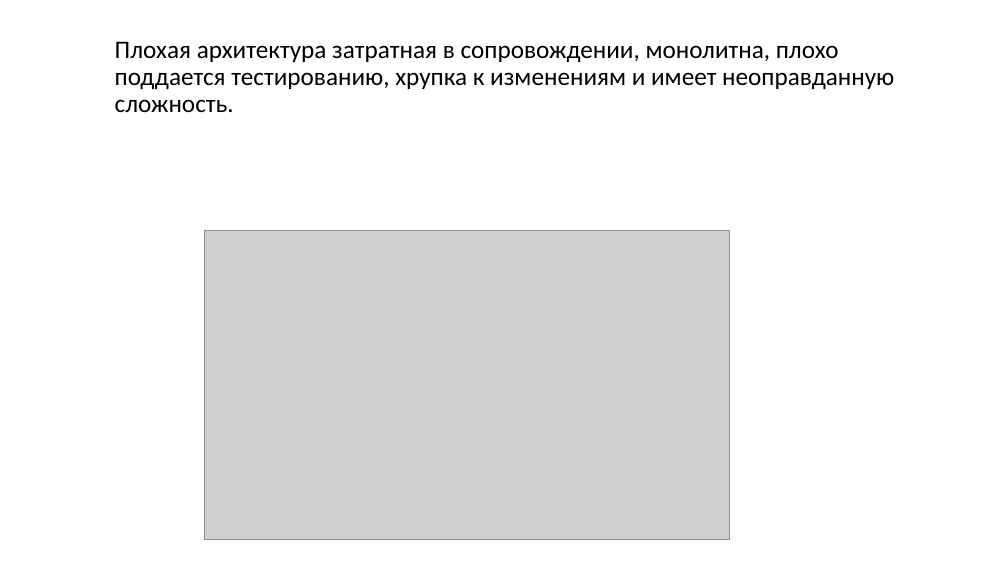
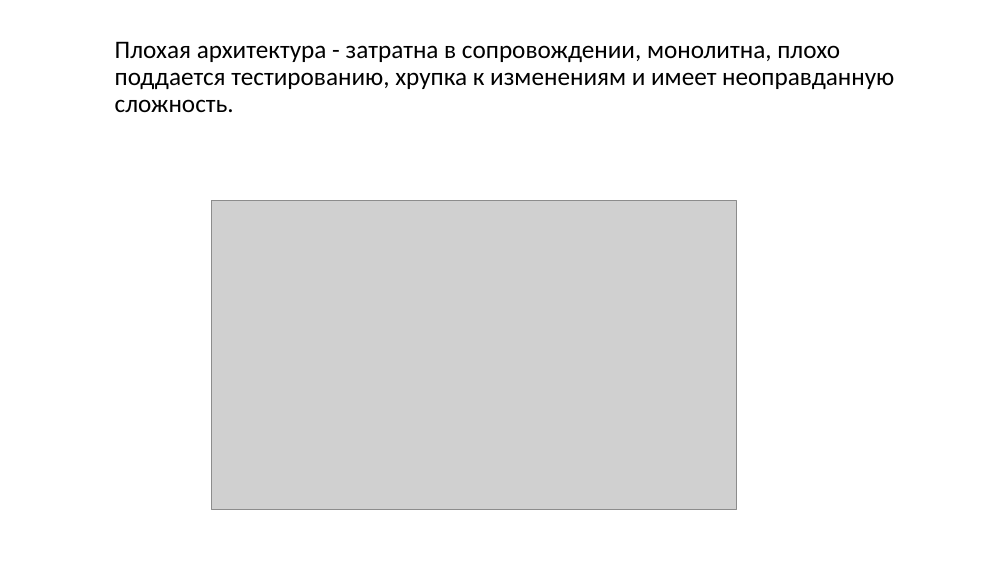
Before and after one commit to dimaxz/Lectures, a slide deck: slide 2 of Лекция 2. Паттерны/Лекция 2. Паттерны.pptx. Drawn at 1008x567 pixels with LibreOffice and Linux fonts; fonts in the diff are those of the drawing; grey boxes stand for pictures. Boxes give left, top, right and bottom in pixels: in the first picture for what was removed or moved away, otherwise in the second. Text is boxed around its words. In the diff, an @@ line names an element or a change of style, - is before the commit and + after.

```diff
--- a/Лекция 2. Паттерны/Лекция 2. Паттерны.pptx
+++ b/Лекция 2. Паттерны/Лекция 2. Паттерны.pptx
@@ text at <box>115,41,894,112</box>: text changed @@
-  Плохая архитектура затратная в сопровождении, монолитна, плохо поддается тестированию, хрупка к изменениям и имеет неоправданную сложность.
+  Плохая архитектура - затратна в сопровождении, монолитна, плохо поддается тестированию, хрупка к изменениям и имеет неоправданную сложность.
@@ picture: place and size @@
-picture at <box>204,230,729,539</box>
+picture at <box>212,200,737,510</box>
```
Also in this commit, not shown: 9 other slides changed, 1 slide removed, 5 other files.
